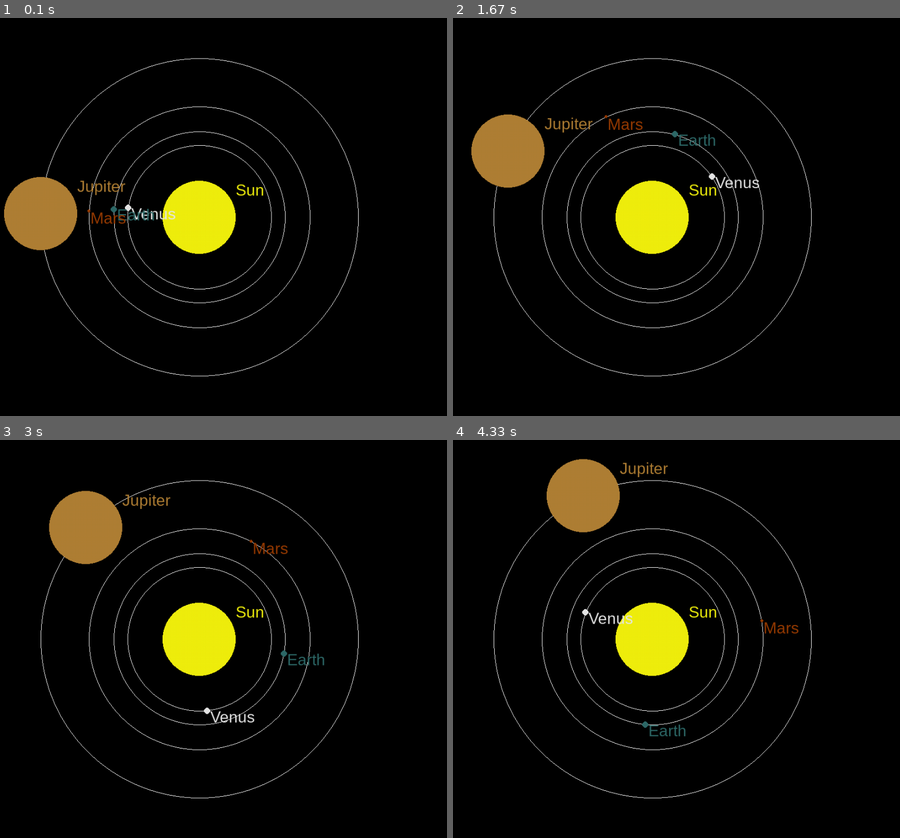
Above: before the commit, frames 1-4 (two rows, left to right).
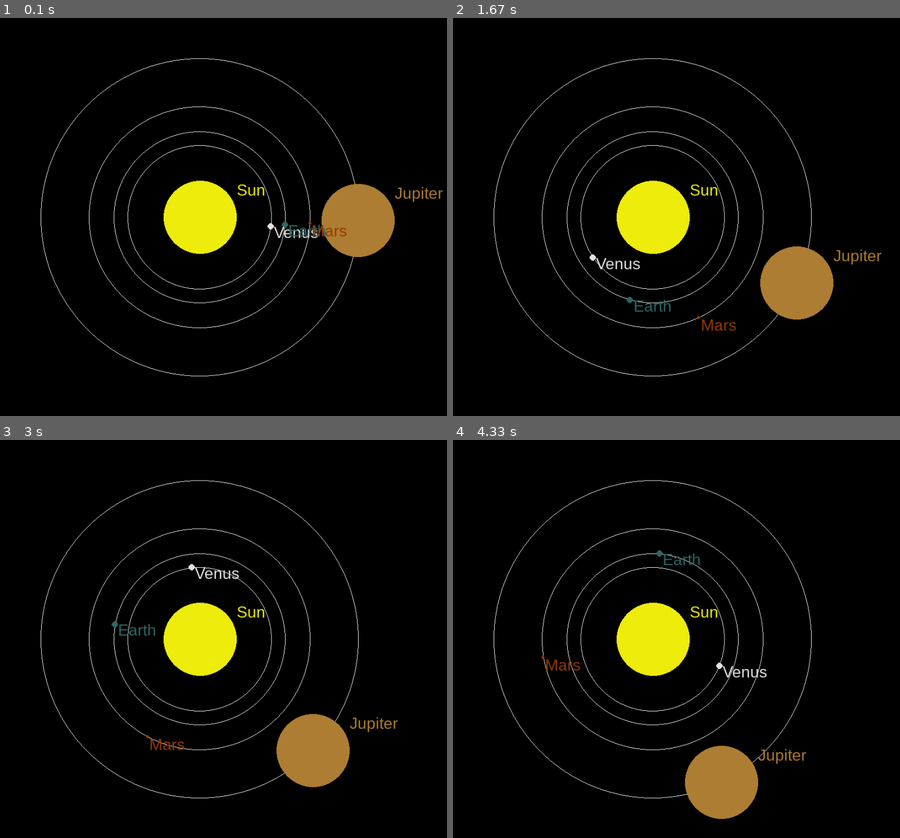
Above: after the commit, the same moments.

Repository: LucasRocha-Png/Sistema-Solar
Game: pygame game, started from main.py
The game is run twice, just before and just after one commit, with the same random seed, the same clock (stepped at 60 frames per second) and the same inputs.
Inputs:
- Up to frame 1 (0.1 s): no input
- Up to frame 2 (1.67 s): no input
- Up to frame 3 (3 s): no input
- Up to frame 4 (4.33 s): no input

The runs differ from the first frame. In frame 1, 5.8% of the frame differs, in the area x 0-100%, y 39-61%; in frame 2, 6.0%, in the area x 4-96%, y 24-79%; in frame 3, 6.0%; in frame 4, 6.0%.

Commit message:
organizating

Diff:
--- a/src/space.py
+++ b/src/space.py
@@ -33,7 +33,16 @@
         rgb_color_checker(color)
         #-
 
-        self.planets[len(self.planets)] = {"Name": name, "Planet Radius": planet_radius, "Orbit Radius": orbit_radius, "Color": color, "Velocity": velocity, "x_pos": 0, "y_os":0, "Circule Orbit Radius": 180}
+        self.planets[len(self.planets)] = {
+                                           "Name": name,
+                                           "Planet Radius": planet_radius,
+                                           "Orbit Radius": orbit_radius,
+                                           "Color": color,
+                                           "Velocity": velocity,
+                                           "x_pos": 0, #pre defined
+                                           "y_os":0, #pre defined
+                                           "Circule Orbit Radius": 0 #pre defined
+                                           }
 
     #Make the function that plot the planets -=
     def update_planets_pos(self) -> None:
@@ -94,6 +103,10 @@
     def __init__(self, fps:int = 60) -> None:
         super().__init__()
 
+        #Checkers -
+        int_checker(fps, "FPS")
+        #-
+
         #Screen
         self.x = 1000
         self.y = 600
